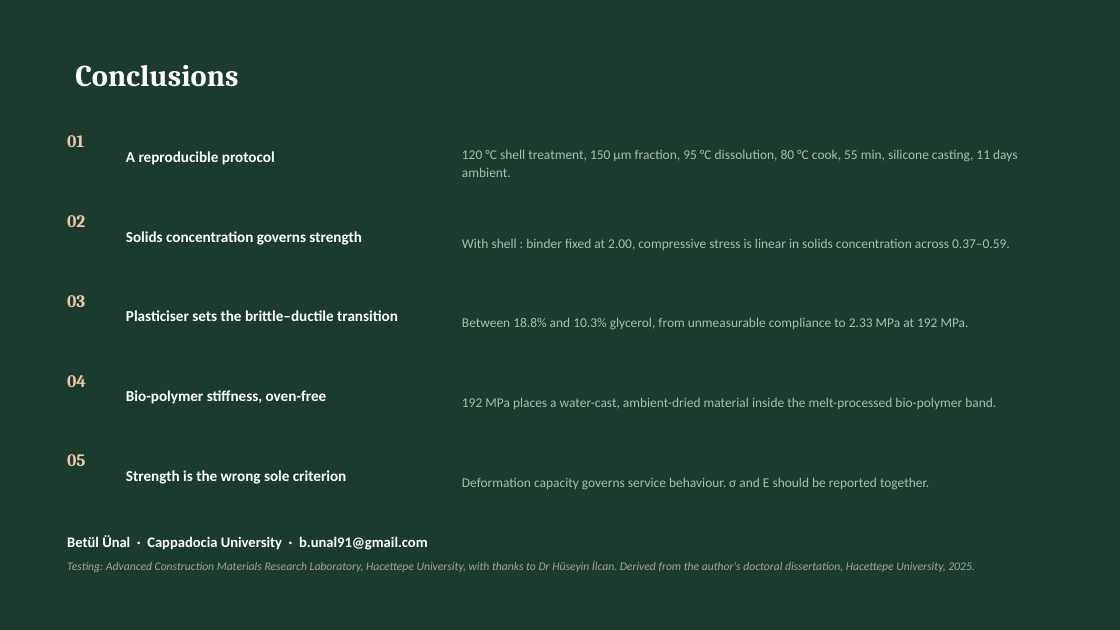
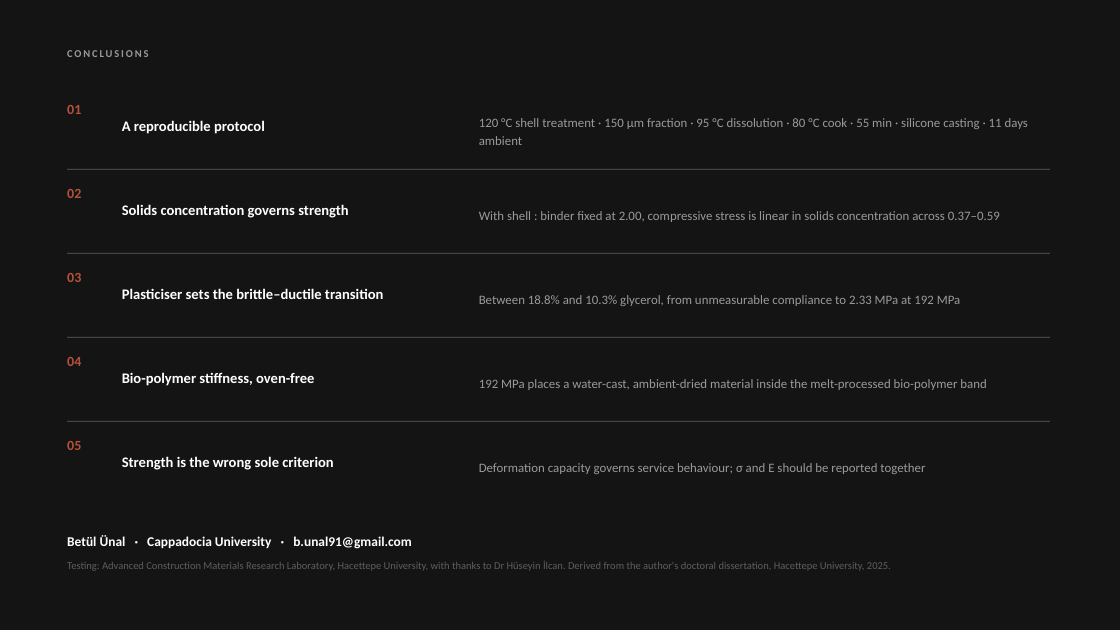
Before and after one commit to bunal91/sanat-ve-mekan, a slide deck: slide 18 of konferans-bildirisi/06-sunum/ICSMMEP26_Presentation_Unal.pptx (slide 22 before the commit). Drawn at 1120x630 pixels with LibreOffice and Linux fonts; fonts in the diff are those of the drawing. Boxes give left, top, right and bottom in pixels: in the first picture for what was removed or moved away, otherwise in the second. Text is boxed around its words. In the diff, an @@ line names an element or a change of style, - is before the commit and + after.

```diff
--- a/konferans-bildirisi/06-sunum/ICSMMEP26_Presentation_Unal.pptx
+++ b/konferans-bildirisi/06-sunum/ICSMMEP26_Presentation_Unal.pptx
@@ background #1B3B2F to #141414 @@
@@ text at <box>67,50,148,57</box>: text changed; size 26 to 9 pt; font Cambria to Calibri; text colour #FFFFFF to #9A9A9A @@
-Conclusions
+CONCLUSIONS
@@ size 15 to 12 pt, font Cambria to Calibri, text colour #F0C9A8 to #B4513A in 5 elements at <box>67,441,81,450</box>, <box>67,357,81,366</box>, <box>67,273,81,282</box>, <box>67,189,81,198</box>, <box>67,105,81,114</box> @@
@@ text "01": place and size @@
-text "01" at <box>67,135,84,147</box>
+text "01" at <box>67,105,81,114</box>
@@ size 13 to 12.5 pt; line spacing 17pt to 16pt in 5 elements at <box>122,456,333,470</box>, <box>122,372,314,386</box>, <box>122,288,383,299</box>, <box>122,204,348,218</box>, <box>122,120,265,134</box> @@
@@ text "A reproducible protocol": place and size @@
-text "A reproducible protocol" at <box>126,151,275,165</box>
+text "A reproducible protocol" at <box>122,120,265,134</box>
@@ text at <box>479,118,1028,145</box>: text changed; size 11.5 to 11 pt; text colour #A9BFB1 to #9A9A9A @@
-120 °C shell treatment, 150 µm fraction, 95 °C dissolution, 80 °C cook, 55 min, silicone casting, 11 days ambient.
+120 °C shell treatment · 150 µm fraction · 95 °C dissolution · 80 °C cook · 55 min · silicone casting · 11 days ambient
@@ rectangle added at <box>67,169,1050,170</box>, fill #5E5E5E @@
@@ text "02": place and size @@
-text "02" at <box>67,215,85,227</box>
+text "02" at <box>67,189,81,198</box>
@@ text "Solids concentration governs strength": place and size @@
-text "Solids concentration governs strength" at <box>126,231,361,245</box>
+text "Solids concentration governs strength" at <box>122,204,348,218</box>
@@ text at <box>479,211,1000,222</box>: text changed; size 11.5 to 11 pt; text colour #A9BFB1 to #9A9A9A @@
-With shell : binder fixed at 2.00, compressive stress is linear in solids concentration across 0.37–0.59.
+With shell : binder fixed at 2.00, compressive stress is linear in solids concentration across 0.37–0.59
@@ text "03": place and size @@
-text "03" at <box>67,295,85,307</box>
+text "03" at <box>67,273,81,282</box>
@@ rectangle added at <box>67,253,1050,254</box>, fill #5E5E5E @@
@@ text "Plasticiser sets the brittle–ductile transition": place and size @@
-text "Plasticiser sets the brittle–ductile transition" at <box>126,310,398,321</box>
+text "Plasticiser sets the brittle–ductile transition" at <box>122,288,383,299</box>
@@ text at <box>479,295,961,306</box>: text changed; size 11.5 to 11 pt; text colour #A9BFB1 to #9A9A9A @@
-Between 18.8% and 10.3% glycerol, from unmeasurable compliance to 2.33 MPa at 192 MPa.
+Between 18.8% and 10.3% glycerol, from unmeasurable compliance to 2.33 MPa at 192 MPa
@@ text "04": place and size @@
-text "04" at <box>67,375,86,387</box>
+text "04" at <box>67,357,81,366</box>
@@ rectangle added at <box>67,337,1050,338</box>, fill #5E5E5E @@
@@ text "Bio-polymer stiffness, oven-free": place and size @@
-text "Bio-polymer stiffness, oven-free" at <box>126,390,327,404</box>
+text "Bio-polymer stiffness, oven-free" at <box>122,372,314,386</box>
@@ text at <box>479,379,986,390</box>: text changed; size 11.5 to 11 pt; text colour #A9BFB1 to #9A9A9A @@
-192 MPa places a water-cast, ambient-dried material inside the melt-processed bio-polymer band.
+192 MPa places a water-cast, ambient-dried material inside the melt-processed bio-polymer band
@@ text "05": place and size @@
-text "05" at <box>67,454,85,466</box>
+text "05" at <box>67,441,81,450</box>
@@ rectangle added at <box>67,421,1050,422</box>, fill #5E5E5E @@
@@ text "Strength is the wrong sole ...": place and size @@
-text "Strength is the wrong sole ..." at <box>126,470,346,484</box>
+text "Strength is the wrong sole ..." at <box>122,456,333,470</box>
@@ text at <box>479,463,925,474</box>: text changed; size 11.5 to 11 pt; text colour #A9BFB1 to #9A9A9A @@
-Deformation capacity governs service behaviour. σ and E should be reported together.
+Deformation capacity governs service behaviour; σ and E should be reported together
@@ text "Betül Ünal · Cappadocia University ..." at <box>67,535,412,549</box>: size 12.5 to 11.5 pt @@
@@ text "Testing: Advanced Construction Materials Research ..." at <box>67,562,891,571</box>: size 10 to 9 pt, text colour #A8A49B to #5E5E5E, italic off; line spacing 14pt to 13pt @@
```
Also in this commit, not shown: 15 other slides changed, 3 slides added, 7 slides removed, 4 other files.
